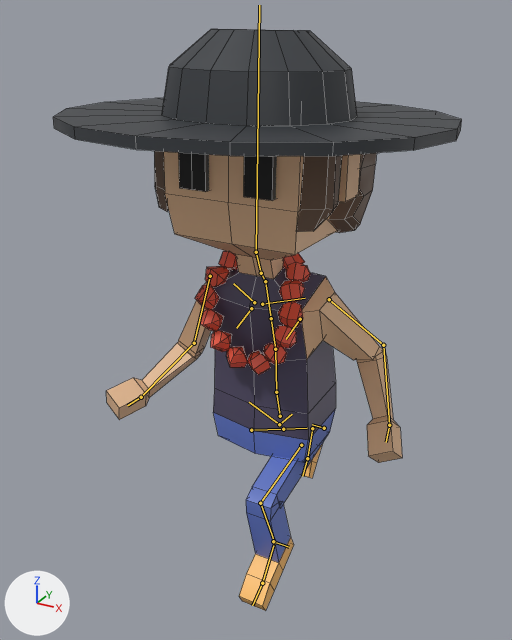
What one commit did to the Blender file Art/Julz.blend.
Before and after are seen from a 50 mm camera at (0.782, -1.53, 1.579) aimed at (-0.05, -0.019, 0.823). The lights are fixed; the arrows at lower left show +X, +Y and +Z. Both versions are drawn at frame 15 of the action 'Run'; the numbers are the values there. The bones that bend it are drawn over the model as lines. Mesh edges are drawn as thin lines.

In view in the first picture: 'Julz'.
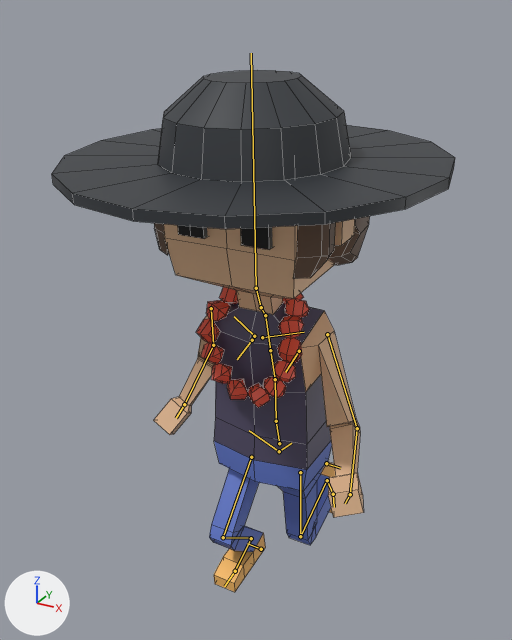
Where the change shows, as pixel boxes [x1, y1, x2, y2] in the pictures (512 x 640 px):
'Julz', posed (10% shorter)
    before: [53, 29, 462, 611]
    after: [52, 70, 455, 592]
bone 'spine', root to tip
    before: (280, 416) to (276, 392)
    after: (279, 443) to (276, 421)
bone 'Head', root to tip
    before: (256, 252) to (259, 5)
    after: (256, 288) to (251, 53)
bone 'upper_arm.L', root to tip
    before: (329, 299) to (383, 345)
    after: (327, 334) to (357, 428)
bone 'forearm.L', root to tip
    before: (383, 345) to (389, 425)
    after: (357, 428) to (350, 494)
bone 'upper_arm.R', root to tip
    before: (210, 276) to (194, 343)
    after: (211, 308) to (213, 345)
bone 'forearm.R', root to tip
    before: (194, 343) to (141, 397)
    after: (213, 345) to (184, 404)

The edits, one by one:
Bone 'spine' (bone_spine) moves from (0.0, -0.039, 0.01) to (0.0, -0.128, 0.033).
Bone 'Head' (bone_head) turns from (-19, 0, 0) to (-15, 0, 0) degrees about its own x, y and z.
Bone 'upper_arm.L' (bone_upper_arm_l) turns from (-19, 17, -66) to (23, 2, -64) degrees about its own x, y and z.
Bone 'forearm.L' (bone_forearm_l) turns from (53, -3, 0) to (57, -5, -1) degrees about its own x, y and z.
Bone 'upper_arm.R' (bone_upper_arm_r) turns from (13, -5, 62) to (-11, -14, 63) degrees about its own x, y and z.
Bone 'forearm.R' (bone_forearm_r) turns from (50, 2, 0) to (39, -2, 0) degrees about its own x, y and z.
Bone 'IK_Handle_L' (bone_ik_handle_l) moves from (0.0, -0.161, 0.182) to (0.0, 0.199, 0.156).
Bone 'IK_Handle_L' (bone_ik_handle_l) turns from (29, 0, 0) to (102, 0, 0) degrees about its own x, y and z.
Bone 'IK_Handle_R' (bone_ik_handle_r) moves from (0.0, 0.439, 0.167) to (0.0, -0.007, 0.013).
Bone 'IK_Handle_R' (bone_ik_handle_r) turns from (51, 0, 0) to (6, 0, 0) degrees about its own x, y and z.
